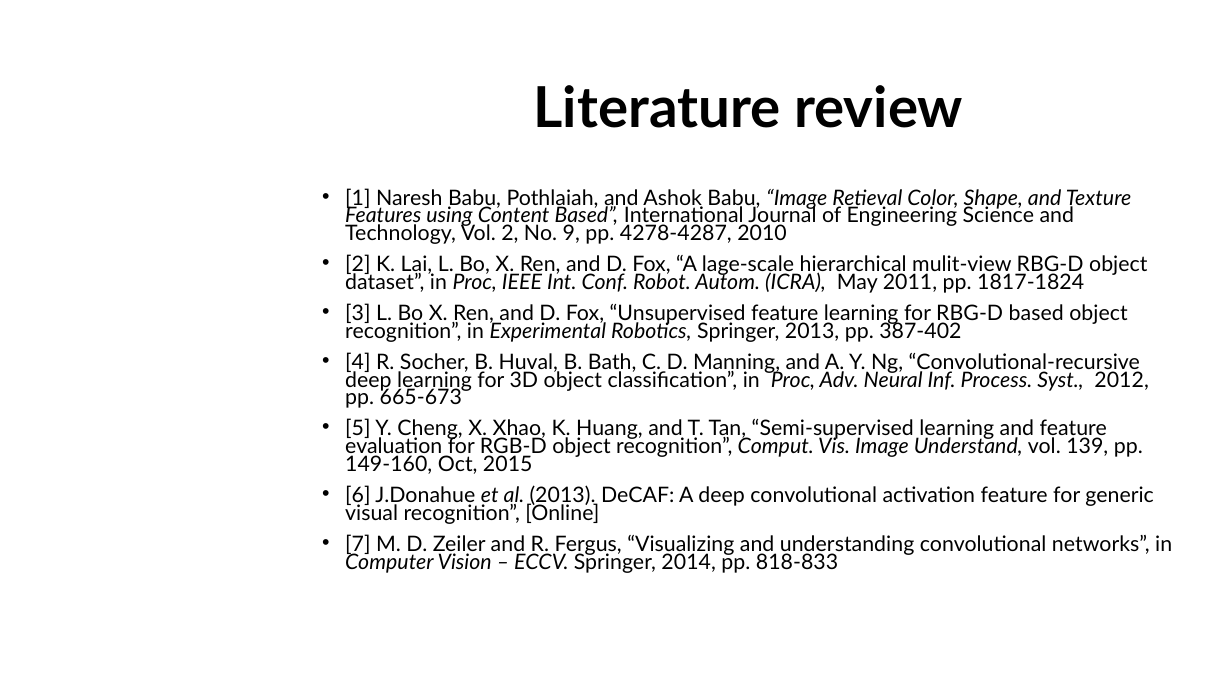
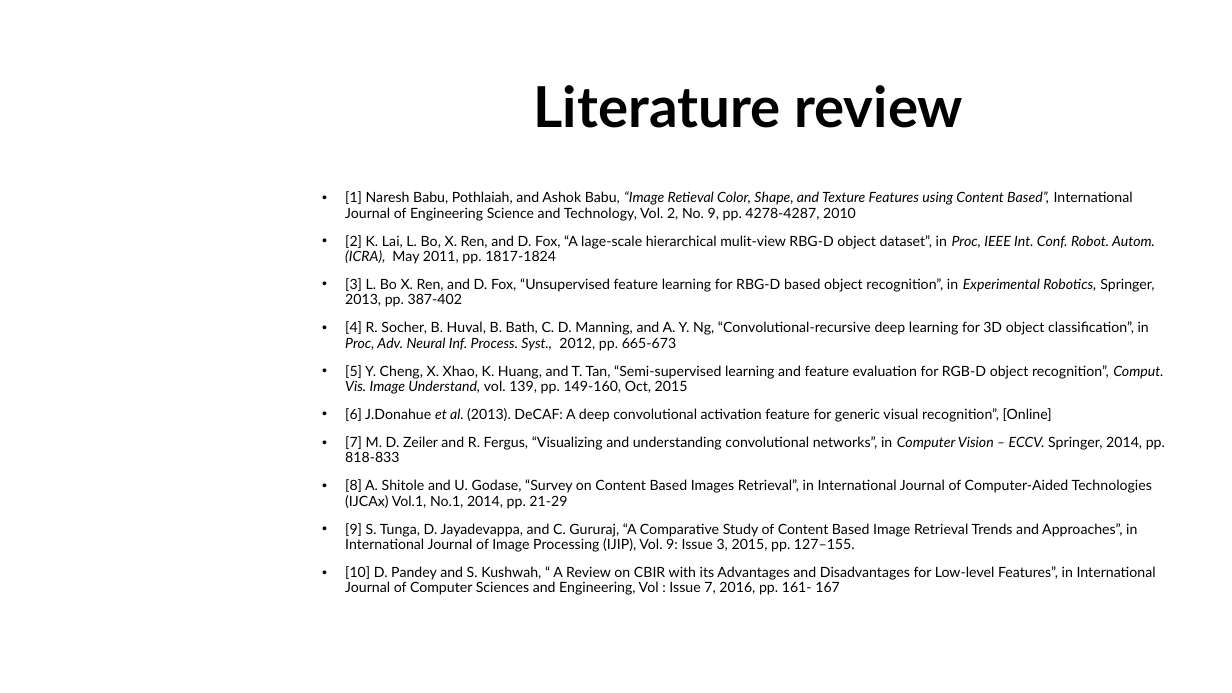
Before and after one commit to dungdovu/DGA1031, a slide deck: slide 8 of DGA1031/What is it.pptx (slide 9 before the commit). Drawn at 1232x693 pixels with LibreOffice and Linux fonts; fonts in the diff are those of the drawing; background and template pictures are left out. Boxes give left, top, right and bottom in pixels: in the first picture for what was removed or moved away, otherwise in the second. Text is boxed around its words. In the diff, an @@ line names an element or a change of style, - is before the commit and + after.

```diff
--- a/DGA1031/What is it.pptx
+++ b/DGA1031/What is it.pptx
@@ text at [345, 191, 1165, 462]: size 16.6 to 11 pt in "[1] Naresh Babu, Pothlaiah, and Ashok Babu, ...", "[2] K. Lai, L. Bo, X. Ren, ...", "[3] L. Bo X. Ren, and D. ...", "[4] R. Socher, B. Huval, B. Bath, ..." and 3 more places; line spacing 0.7 to 0.9 @@
@@ text at [345, 479, 1156, 595]: paragraphs added @@
+• [8] A. Shitole and U. Godase, “Survey on Content Based Images Retrieval”, in International Journal of Computer-Aided Technologies (IJCAx) Vol.1, No.1, 2014, pp. 21-29
+• [9] S. Tunga, D. Jayadevappa, and C. Gururaj, “A Comparative Study of Content Based Image Retrieval Trends and Approaches”, in International Journal of Image Processing (IJIP), Vol. 9: Issue 3, 2015, pp. 127–155.
+• [10] D. Pandey and S. Kushwah, “ A Review on CBIR with its Advantages and Disadvantages for Low-level Features”, in International Journal of Computer Sciences and Engineering, Vol : Issue 7, 2016, pp. 161- 167
```
Also in this commit, not shown: 7 other slides changed, 2 slides added, 28 other files.
